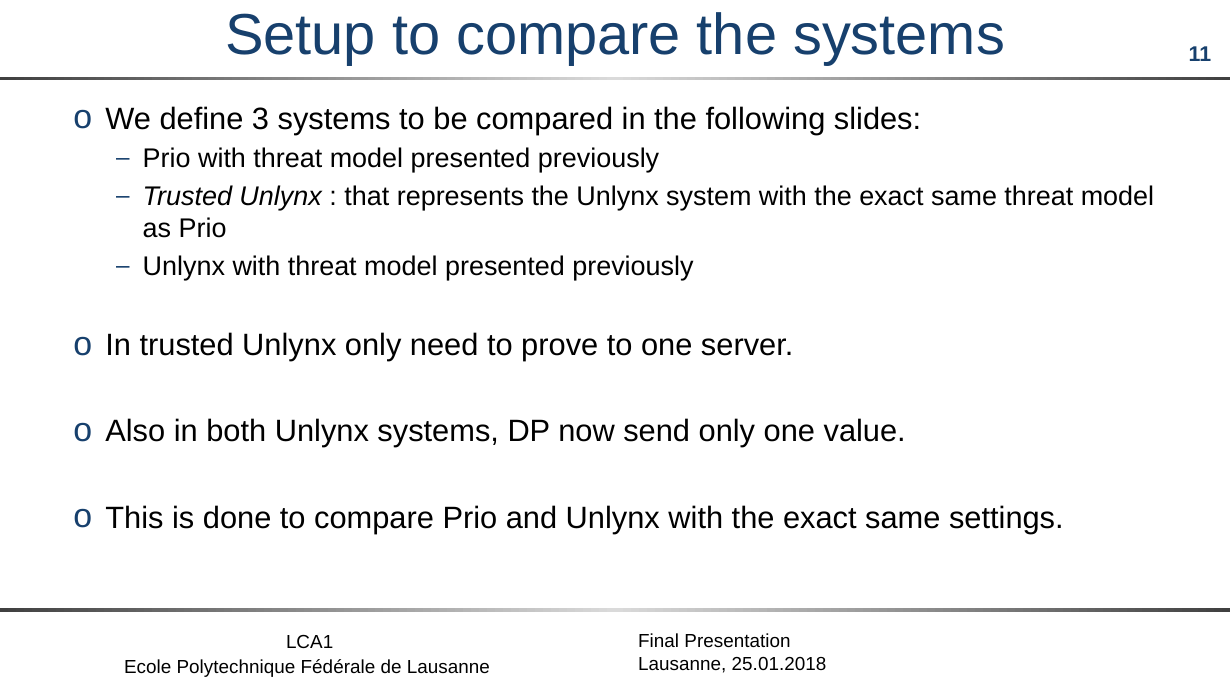
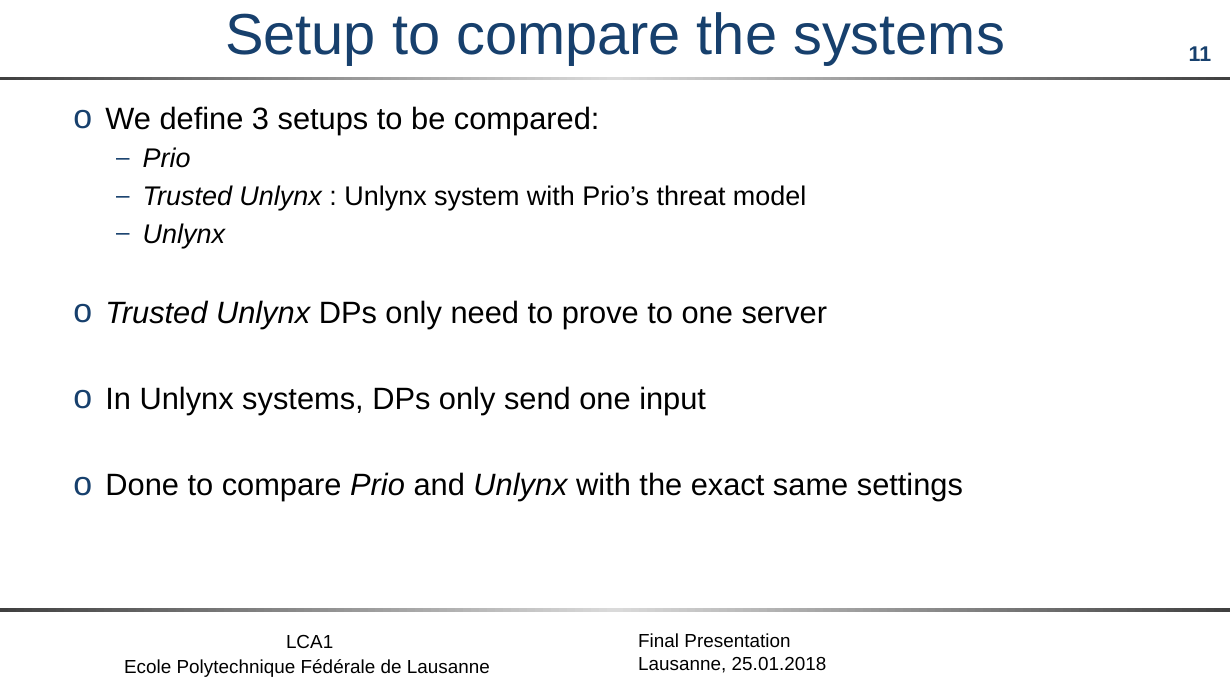
Before and after one commit to maxpr/MasterProjectDocuments, a slide deck: slide 11 of doc/FinalPresentation.pptx. Drawn at 1232x693 pixels with LibreOffice and Linux fonts; fonts in the diff are those of the drawing; background and template pictures are left out. Boxes give left, top, right and bottom in pixels: in the first picture for what was removed or moved away, otherwise in the second. Text is boxed around its words. In the diff, an @@ line names an element or a change of style, - is before the commit and + after.

```diff
--- a/doc/FinalPresentation.pptx
+++ b/doc/FinalPresentation.pptx
@@ text at box(105, 106, 963, 501): text changed @@
-o We define 3 systems to be compared in the following slides:
-  – Prio with threat model presented previously
-  – Trusted Unlynx : that represents the Unlynx system with the exact same threat model as Prio
-  – Unlynx with threat model presented previously
-o In trusted Unlynx only need to prove to one server.
-o Also in both Unlynx systems, DP now send only one value.
-o This is done to compare Prio and Unlynx with the exact same settings.
+o We define 3 setups to be compared:
+  – Prio
+  – Trusted Unlynx : Unlynx system with Prio’s threat model
+  – Unlynx
+o Trusted Unlynx DPs only need to prove to one server
+o In Unlynx systems, DPs only send one input
+o Done to compare Prio and Unlynx with the exact same settings
```
Also in this commit, not shown: 13 other slides changed, 4 slides added, 3 slides removed, 10 other files.
